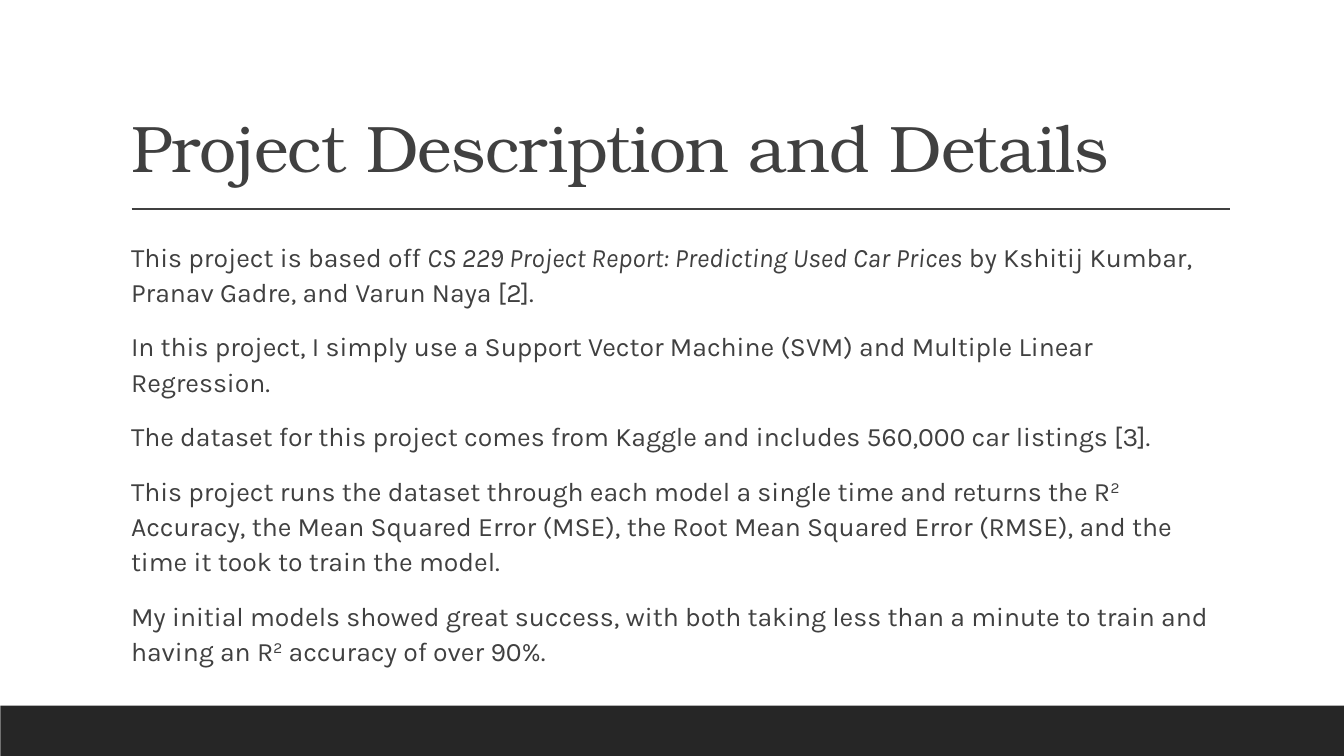
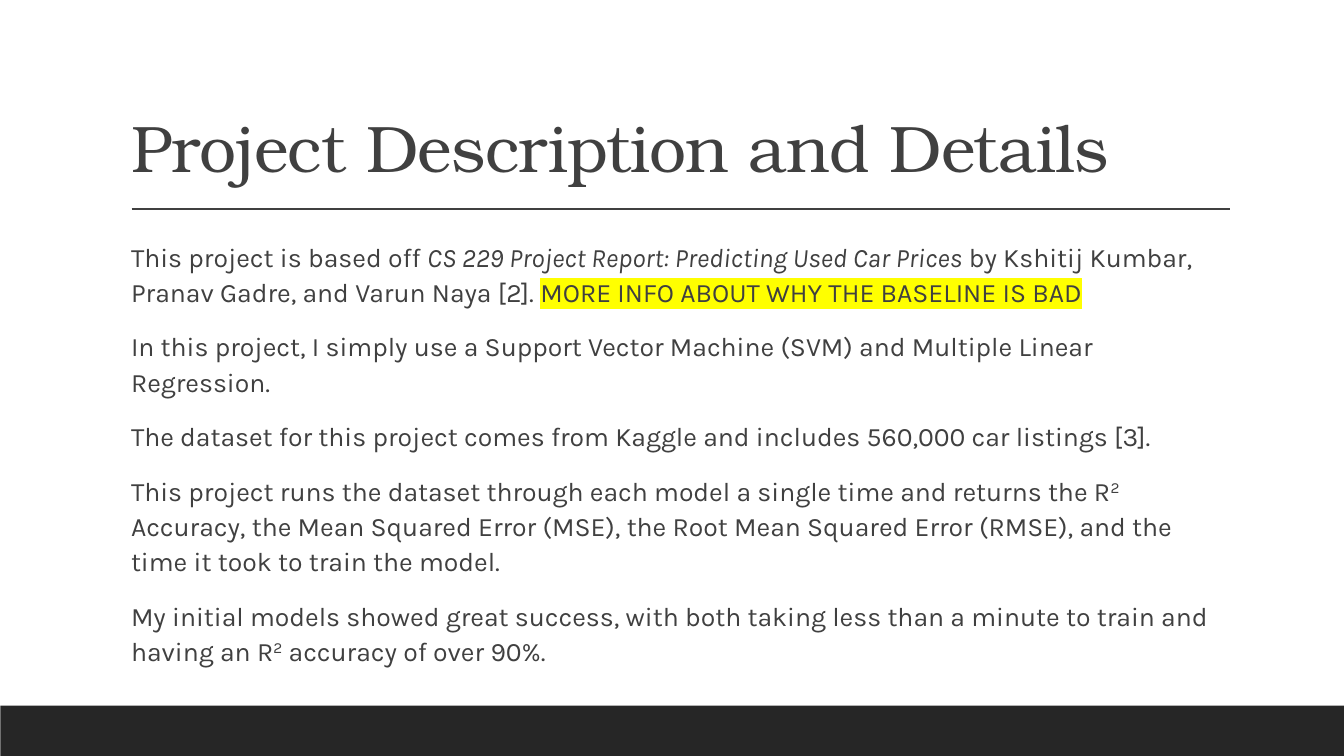
Before and after one commit to DesktopCoder1407/CS4267-MachineLearning, a slide deck: slide 4 of Project-Final Presentation-CS4267-Parker Smith.pptx. Drawn at 1344x756 pixels with LibreOffice and Linux fonts; fonts in the diff are those of the drawing. Boxes give left, top, right and bottom in pixels: in the first picture for what was removed or moved away, otherwise in the second. Text is boxed around its words. In the diff, an @@ line names an element or a change of style, - is before the commit and + after.

```diff
--- a/Project-Final Presentation-CS4267-Parker Smith.pptx
+++ b/Project-Final Presentation-CS4267-Parker Smith.pptx
@@ text at [131,248,1192,309]: text changed @@
-  This project is based off CS 229 Project Report: Predicting Used Car Prices by Kshitij Kumbar, Pranav Gadre, and Varun Naya [2].
+  This project is based off CS 229 Project Report: Predicting Used Car Prices by Kshitij Kumbar, Pranav Gadre, and Varun Naya [2]. MORE INFO ABOUT WHY THE BASELINE IS BAD
```
Also in this commit, not shown: 4 other slides changed.
